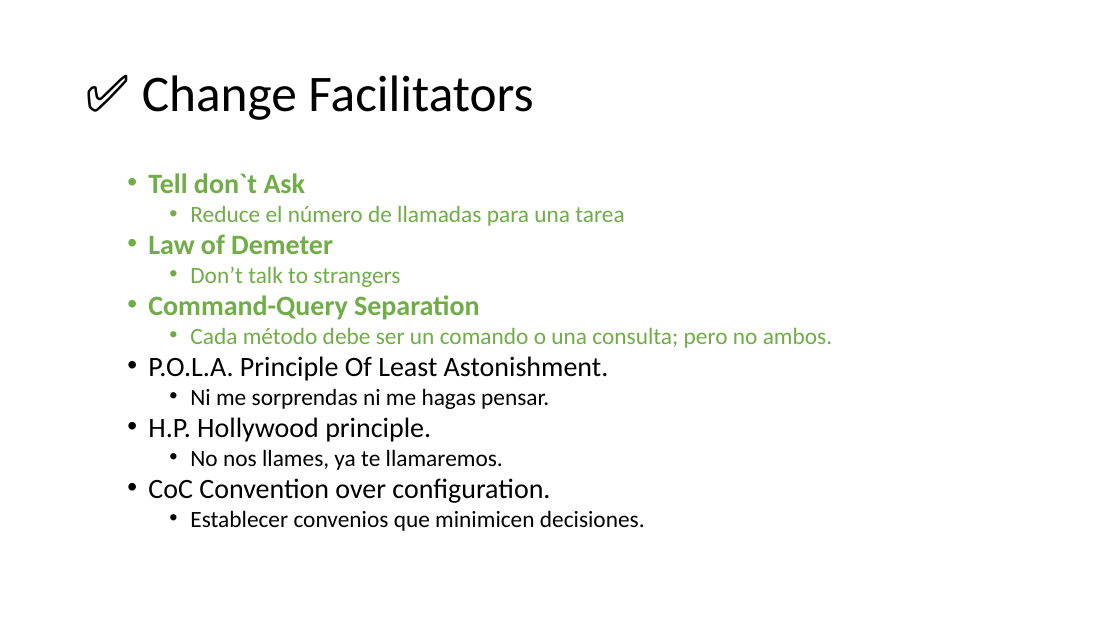
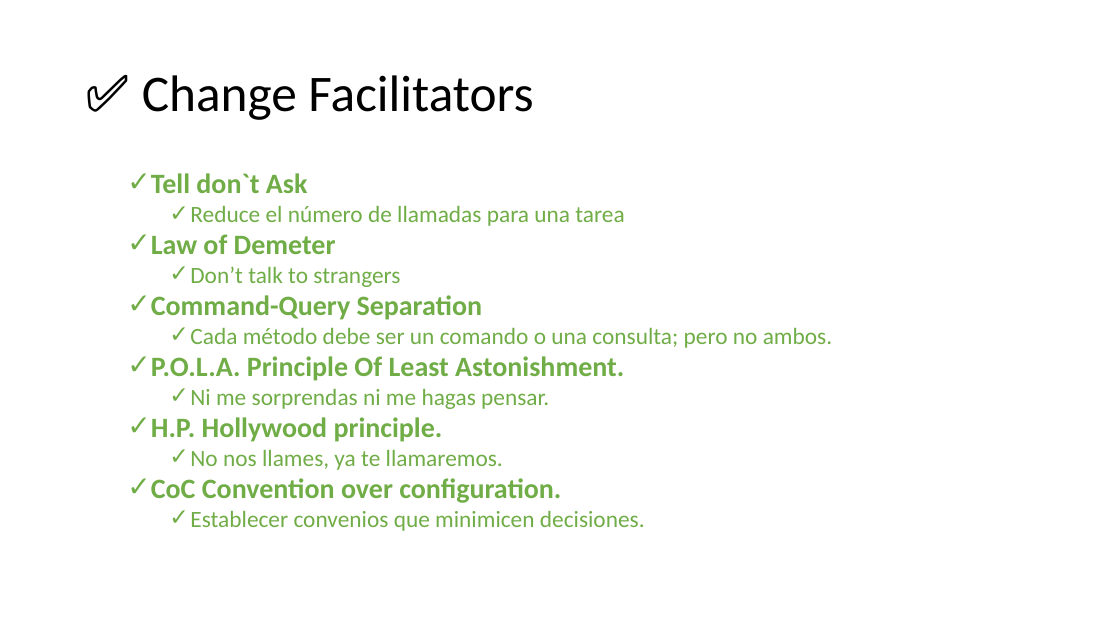
Before and after one commit to AlbertoBasalo/principles-and-patterns, a slide deck: slide 8 of docs/principles-and-practices.pptx (slide 9 before the commit). Drawn at 1120x630 pixels with LibreOffice and Linux fonts; fonts in the diff are those of the drawing. Boxes give left, top, right and bottom in pixels: in the first picture for what was removed or moved away, otherwise in the second. Text is boxed around its words. In the diff, an @@ line names an element or a change of style, - is before the commit and + after.

```diff
--- a/docs/principles-and-practices.pptx
+++ b/docs/principles-and-practices.pptx
@@ text "Tell don`t Ask" at [151, 173, 832, 531]: text colour #000000 to #70AD47 in "P.O.L.A. Principle Of Least Astonishment.", "Ni me sorprendas ni me hagas pensar.", "H.P. Hollywood principle.", "No nos llames, ya te llamaremos." and 2 more places; bold on in "P.O.L.A. Principle Of Least Astonishment.", "H.P. Hollywood principle.", "CoC Convention over configuration."; bullet • to ✓ @@
```
Also in this commit, not shown: 13 other slides changed, 1 slide removed, 1 other file.
